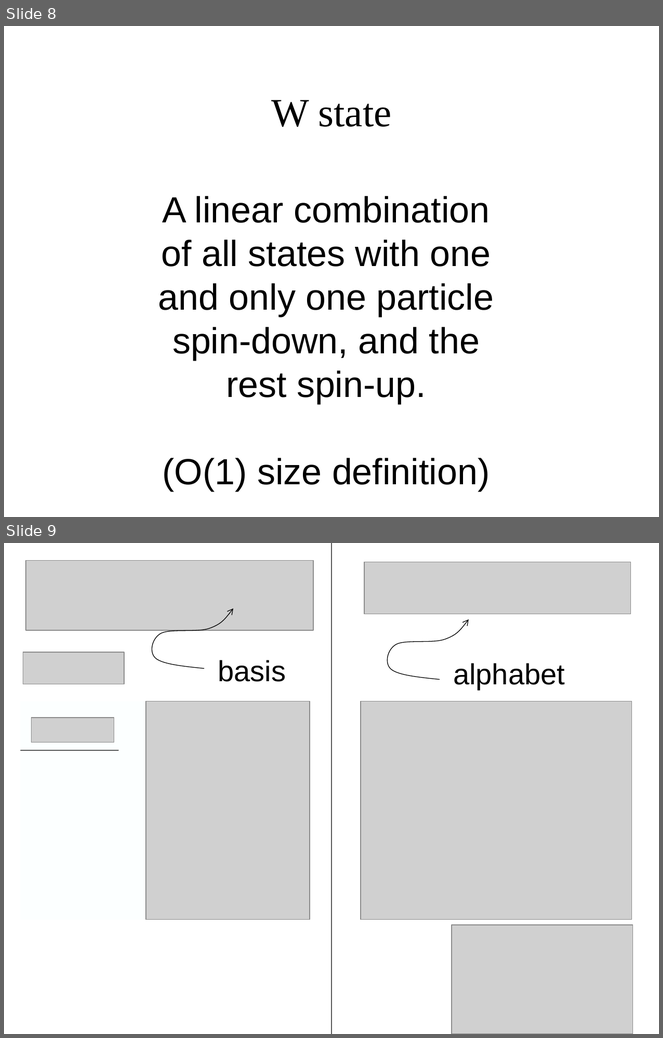
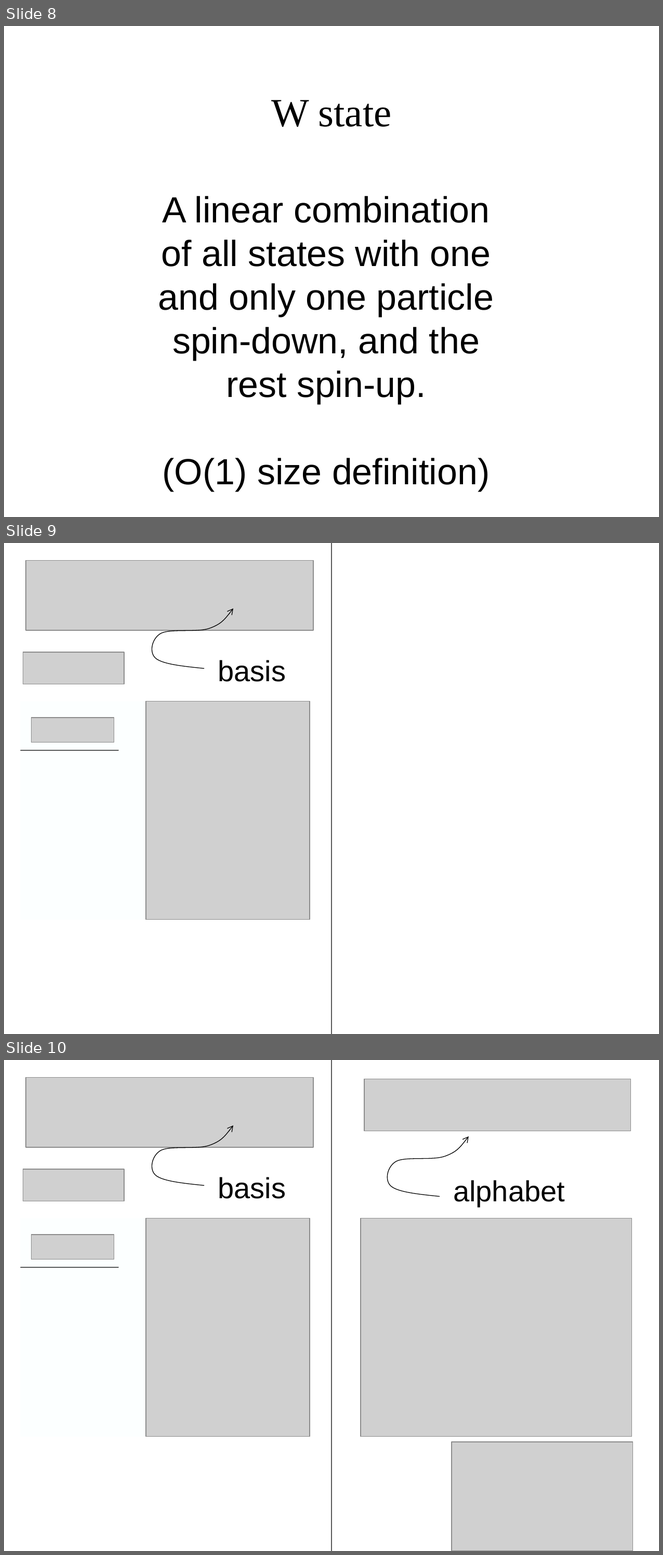
Before and after one commit to gcross/QC-Talks, a slide deck: GeneralExam/WeaponsOfMassSimulation.odp. Shown one above the other, each under a label of ours: slides 8 and 9 before the commit, slides 8, 9 and 10 after it. The pictures are 663x1038 and 663x1555 pixels, drawn with LibreOffice and Linux fonts; fonts in the diff are those of the drawing; grey boxes stand for pictures; background and template pictures are left out. Boxes give left, top, right and bottom in pixels: in the first picture for what was removed or moved away, otherwise in the second. Text is boxed around its words. In the diff, an @@ line names an element or a change of style, - is before the commit and + after.

```diff
--- a/GeneralExam/WeaponsOfMassSimulation.odp
+++ b/GeneralExam/WeaponsOfMassSimulation.odp
@@ slide 9 added at box(4, 543, 659, 1034), background picture (left out) @@
@@ line added from (332, 543) to (332, 1034), #000000 0.74 pt @@
@@ picture added at box(26, 560, 313, 630) @@
@@ freeform shape added at box(149, 609, 233, 669), outline #000000 0.74 pt @@
@@ picture added at box(23, 652, 124, 684) @@
@@ text added at box(218, 660, 286, 682), 32 pt, text #000000 @@
+basis
@@ rectangle added at box(21, 702, 310, 919), fill #FCFFFF @@
@@ picture added at box(146, 702, 310, 919) @@
@@ picture added at box(32, 718, 114, 743) @@
@@ line added from (21, 750) to (118, 750), #000000 0.74 pt @@
@@ what was slide 9 is now slide 10 @@
```
Also in this commit, not shown: 8 slides changed.
